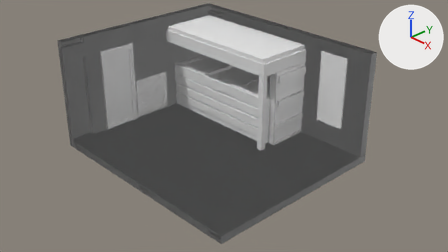
Two versions of the Blender file futureroom.blend, one commit apart.
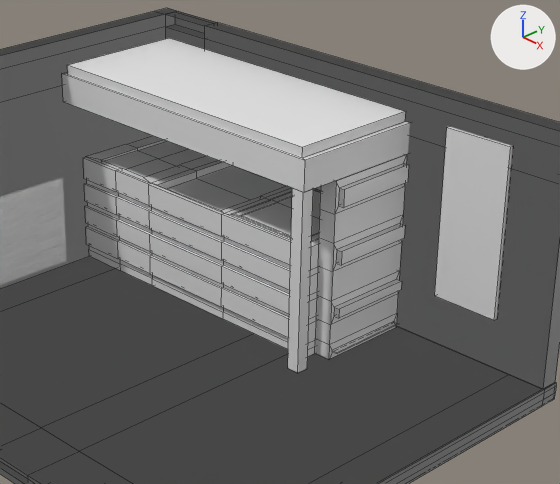
Each version appears first from the file's camera 'Camera', and next in a close-up on the part from 31% to 82% of the width and 0% to 78% of the height. Lighting does not change. The marker at upper right points along +X, +Y and +Z. The close-ups show mesh edges as thin lines. Materials are left out; every surface is plain grey.
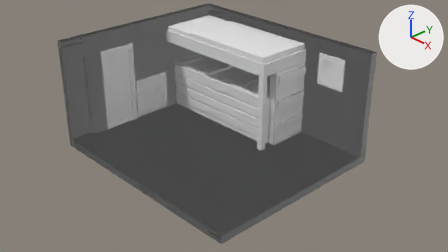
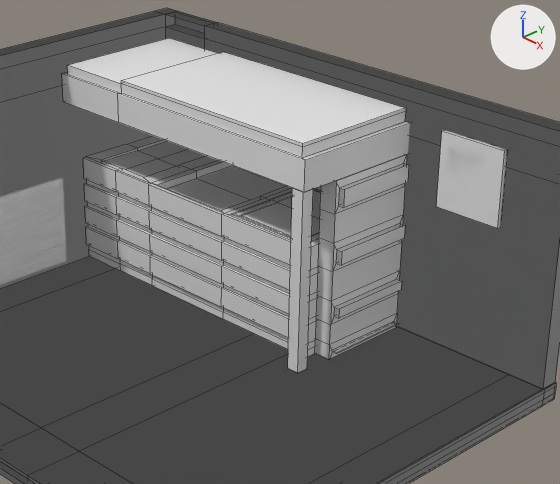
Edits to the bpy script that builds the scene:
```text
Change me_cube_006:
    used by ob_cube_005; location = (-1.99, 3.46, 5.41); scale = (4.26, 1.81, 0.376)
    remove me_cube_006.from_pydata(...)  # 16 vertices, 14 faces; spans x -1.0..1.0, y -1.0..1.0, z -1.0..1.65
    add me_cube_006.from_pydata(...)  # 28 vertices, 26 faces; spans x -1.0..1.0, y -1.0..1.0, z -1.0..1.87
    me_cube_006 part 1
    8 faces are deleted
    12 vertices are added at x -0.49..0.97, y -1.0..1.0, z -1.0..1.87
    20 new faces join them
Change ob_cube_007:
    ob_cube_007.location: (4.29, 5.18, 3.87) -> (4.15, 5.18, 4.94)
    ob_cube_007.scale: (0.887, 0.0607, 2.13) -> (0.887, 0.0607, 0.933)
```

Boxes (x1, y1, x2, y2) around the edits, measured in the close-ups (560 x 484 px):
'Cube.007', moved, rescaled (8% narrower, 49% shorter)
    before: (435, 127, 512, 320)
    after: (436, 130, 507, 228)
part 1 of me_cube_006, built on
    before: (114, 51, 405, 192)
    after: (114, 51, 406, 192)
